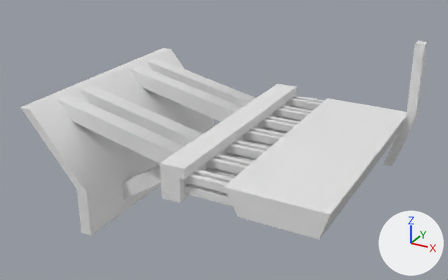
A saved change to the FBX model Static Meshes/Roofs/Outsides/Originals/outside_panels_2.fbx.
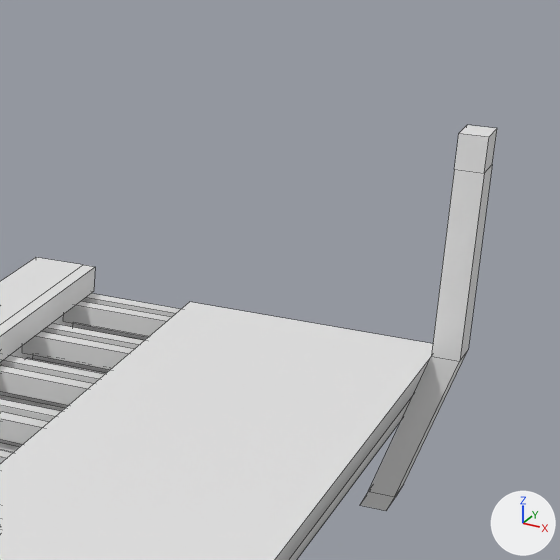
Each version appears first whole from a camera (50 mm lens) standing at (4.83, -16.19, 13.82) and looking at (-6.69, 4.75, 3.35), and next in a close-up on the part from 59% to 100% of the width and 0% to 65% of the height. The lights are fixed; the arrows at lower right show +X, +Y and +Z. The close-ups show mesh edges as thin lines. Where no turn or scale is listed for an object, it has been applied to the vertices. Vertices at the same position are counted once.

Objects in the first close-up: 'Middle_2'.
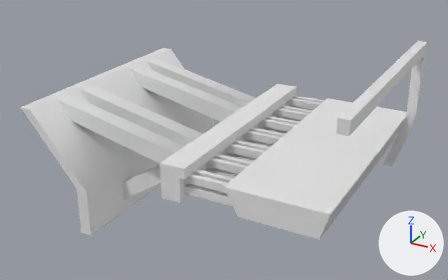
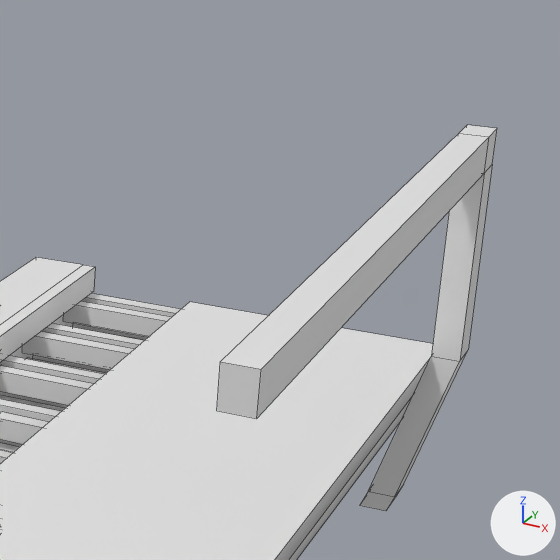
Where the change shows, as pixel boxes [x1, y1, x2, y2] in the close-ups (560 x 560 px):
part 1 of me_mesh, built on: before [454, 133, 489, 173]; after [217, 133, 489, 419]

The change, as a list of edits to the scene's bpy script:
```text
Change me_mesh:
    where me_mesh.from_pydata(...)  # 354 vertices, 258 faces; spans x -13.2..0.06, y 0.0..10.0, z 0.21..7.2
    used by ob_middle_2; location = (0.0, 0.0, 0.0)
    verts and faces of me_mesh; kept vertices keep their numbers, new ones are numbered from 354
    before: 91 (-0.35, 9.5, 6.7) at pixel (454, 169), 93 (0.05, 9.5, 6.7) at pixel (484, 173), 98 (-0.35, 9.5, 7.2) at pixel (458, 133), 99 (0.05, 9.5, 7.2) at pixel (489, 136)
    me_mesh part 1
    add delete_faces([(91, 93, 99, 98)])
    add for new, old in zip([*range(354, 358)], [91, 93, 98, 99]): verts[new] = verts[old] + (0.0, -9.5, 0.01)
    add faces += [(354, 355, 357, 356), (93, 99, 357, 355), (98, 356, 357, 99), (91, 354, 356, 98), (91, 93, 355, 354)]
```
